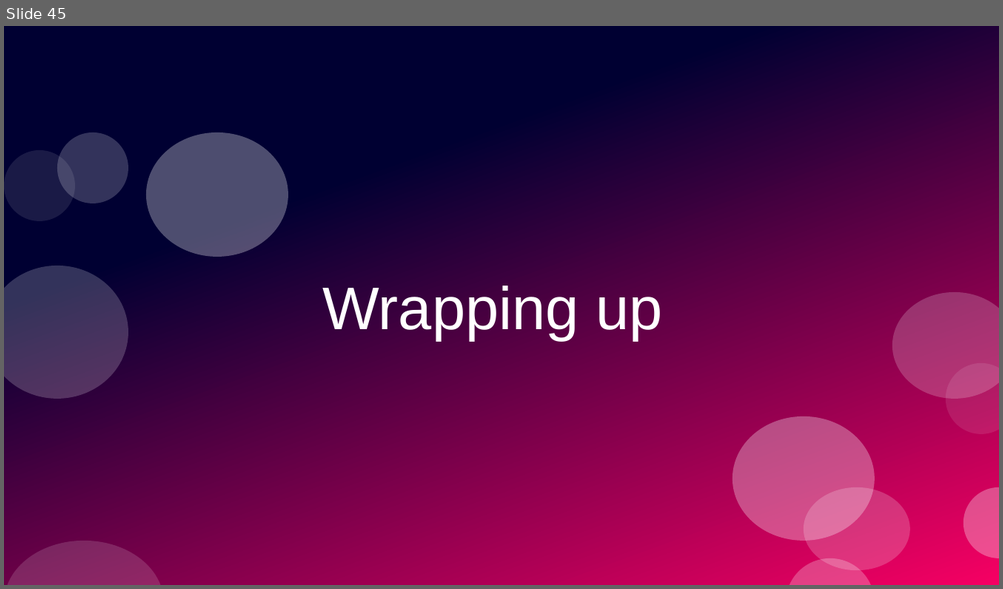
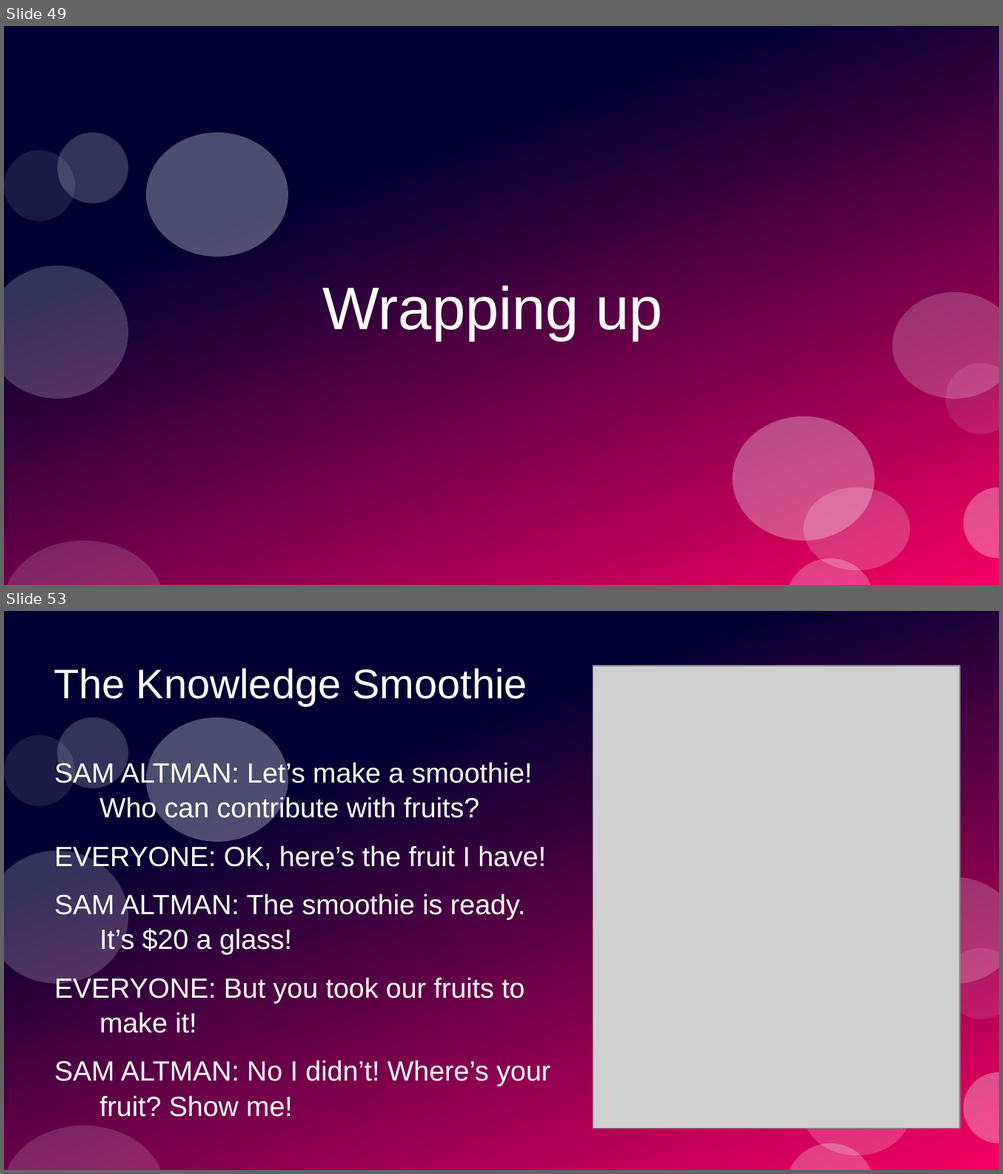
Before and after one commit to ramalho/sets-in-go, a slide deck: sets-in-go.odp. Shown one above the other, each under a label of ours: slide 45 before the commit, slides 49 and 53 after it; the slides between them are not shown. The pictures are 1003x589 and 1003x1174 pixels, drawn with LibreOffice and Linux fonts; fonts in the diff are those of the drawing; grey boxes stand for pictures. Boxes give left, top, right and bottom in pixels: in the first picture for what was removed or moved away, otherwise in the second. Text is boxed around its words. In the diff, an @@ line names an element or a change of style, - is before the commit and + after.

```diff
--- a/sets-in-go.odp
+++ b/sets-in-go.odp
@@ slide 53 added at [4,611,999,1170], background #FFFFFF; not listed: 11 template elements that a slide beside it also shows @@
@@ title added at [54,668,527,706], 33 pt, text #FFFFFF @@
+The Knowledge Smoothie
@@ picture added at [593,666,960,1129] @@
@@ text added at [54,761,550,1117], 22.2 pt, text #FFFFFF @@
+SAM ALTMAN: Let’s make a smoothie!
+Who can contribute with fruits?
+EVERYONE: OK, here’s the fruit I have!
+SAM ALTMAN: The smoothie is ready.
+It’s $20 a glass!
+EVERYONE: But you took our fruits to make it!
+SAM ALTMAN: No I didn’t! Where’s your fruit? Show me!
@@ what was slide 45 is now slide 49 @@
```
Also in this commit, not shown: 5 slides changed, 8 other slides added, 1 slide removed, 2 other files.
